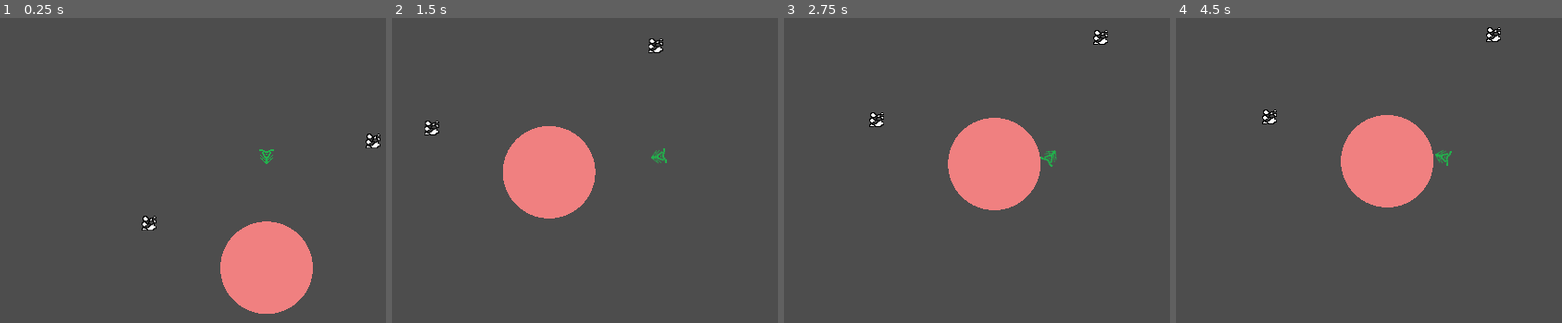
Above: before the commit, frames 1-4 (left to right).
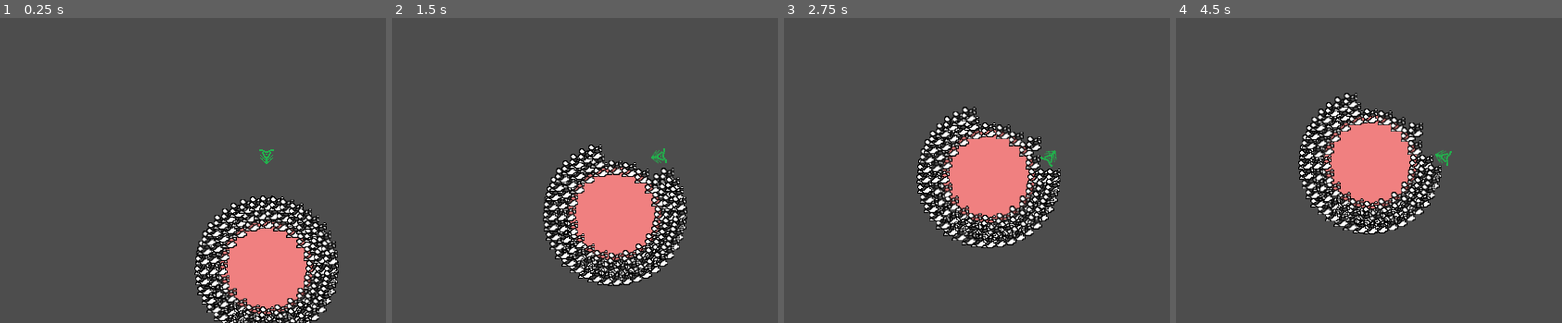
Above: after the commit, the same moments.

Repository: erenliving/UntitledDiggingGame
Game: Godot game, scene res://scenes/main.tscn
Same seed, same stepped clock (60 frames per second), same inputs: the game is played once before the commit and once after it.
Inputs (mouse positions are in pixels of both pictures, inside the frame that each line leads up to):
- Up to frame 1 (0.25 s): no input
- Up to frame 2 (1.5 s): move the mouse to (outside the picture) at 0.52 s; hold Right (ui_right) from 0.53 s (still down); tap Up (ui_up) at 0.77 s; move the mouse to (538, 173) at 1.27 s
- Up to frame 3 (2.75 s): tap Up (ui_up) at 1.52 s; move the mouse to (1108, 82) at 2.02 s; release Right (ui_right) at 2.03 s; hold Left (ui_left) from 2.03 s (still down)
- Up to frame 4 (4.5 s): tap Enter at 2.75 s; move the mouse to (1411, 222) at 2.77 s; release Left (ui_left) at 2.78 s; hold Right (ui_right) 2.78-4.28 s; tap Up (ui_up) at 3.02, 3.77 s; move the mouse to (outside the picture) at 3.52 s; move the mouse to (1264, 106) at 4.27 s; hold Left (ui_left) from 4.28 s (still down)

The runs differ from the first frame. In frame 1, 7.7% of the frame differs, in the area x 36-99%, y 37-100%; in frame 2, 16%, in the area x 8-77%, y 6-88%; in frame 3, 8.0%; in frame 4, 8.0%.

Commit message:
Add LevelBuilder

Diff:
--- a/scenes/main.tscn
+++ b/scenes/main.tscn
@@ -1,8 +1,9 @@
-[gd_scene load_steps=4 format=3 uid="uid://ktaca8isg8vw"]
+[gd_scene load_steps=5 format=3 uid="uid://ktaca8isg8vw"]
 
 [ext_resource type="PackedScene" uid="uid://c7wgkaipuwh5n" path="res://scenes/player.tscn" id="1_cakok"]
 [ext_resource type="PackedScene" uid="uid://r8ljkeio1qwg" path="res://scenes/rock.tscn" id="2_ny5hl"]
 [ext_resource type="PackedScene" uid="uid://m7bnmhbg2uft" path="res://scenes/core.tscn" id="3_qulcl"]
+[ext_resource type="Script" path="res://scripts/level_builder.gd" id="4_ly1ea"]
 
 [node name="Main" type="Node"]
 
@@ -15,10 +16,7 @@
 [node name="RemoteTransform2D" type="RemoteTransform2D" parent="Player"]
 remote_path = NodePath("../../Camera2D")
 
-[node name="Rock" parent="." instance=ExtResource("2_ny5hl")]
-position = Vector2(115, -137)
-
-[node name="Rock2" parent="." instance=ExtResource("2_ny5hl")]
-position = Vector2(-127, -48)
-
-[node name="Core" parent="." instance=ExtResource("3_qulcl")]
+[node name="LevelBuilder" type="Node" parent="."]
+script = ExtResource("4_ly1ea")
+core_scene = ExtResource("3_qulcl")
+rock_scene = ExtResource("2_ny5hl")
--- /dev/null
+++ b/scripts/level_builder.gd
@@ -0,0 +1,31 @@
+extends Node
+
+
+class_name LevelBuilder
+
+@export var core_scene: PackedScene
+@export var rock_scene: PackedScene
+
+func _ready():
+	build_level()
+
+func build_level():
+	var origin = Vector2.ZERO
+
+	var core = core_scene.instantiate() as Core
+	add_child(core)
+	core.set_position(origin)
+
+	spawn_rocks_in_circle(20, 50, Global.RockType.IRON, origin)
+	spawn_rocks_in_circle(30, 60, Global.RockType.ROCK, origin)
+	spawn_rocks_in_circle(40, 70, Global.RockType.DIRT, origin)
+
+func spawn_rocks_in_circle(n: int, r: float, rock_type: Global.RockType, center = Vector2.ZERO):
+	var offset = 2.0 * PI / abs(n)
+	for i in range(n):
+		var theta = i * offset
+		var pos = Vector2.from_angle(theta) * r
+		var rock = rock_scene.instantiate() as Rock
+		add_child(rock)
+		rock.set_position(center + pos)
+		rock.setRockType(rock_type)
